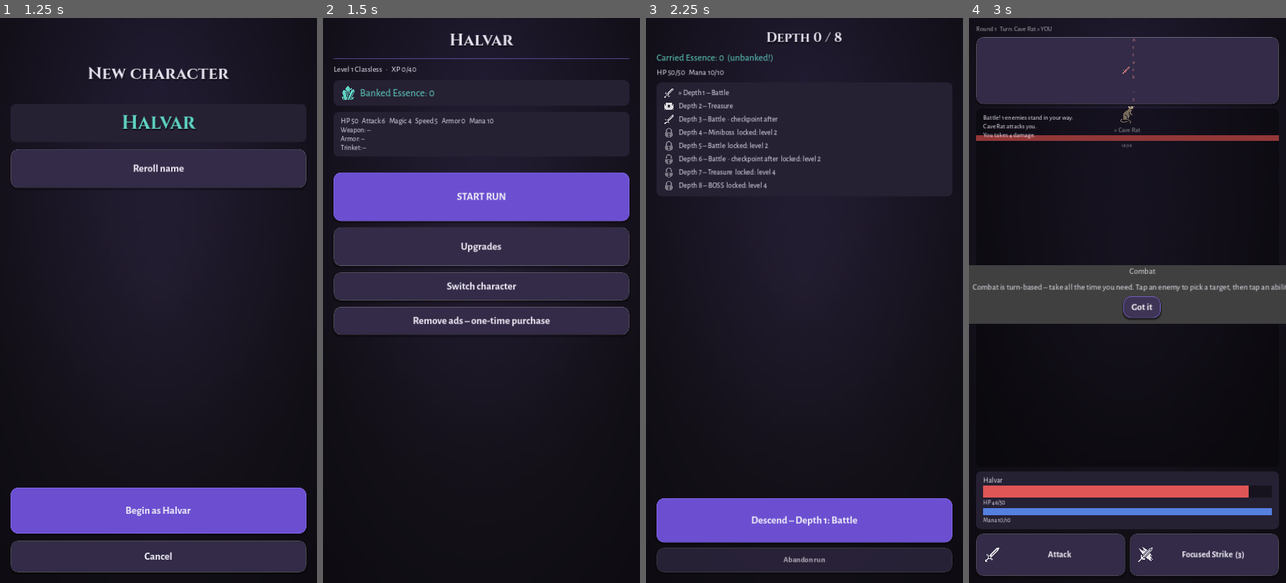
Above: before the commit, frames 1-4 (left to right).
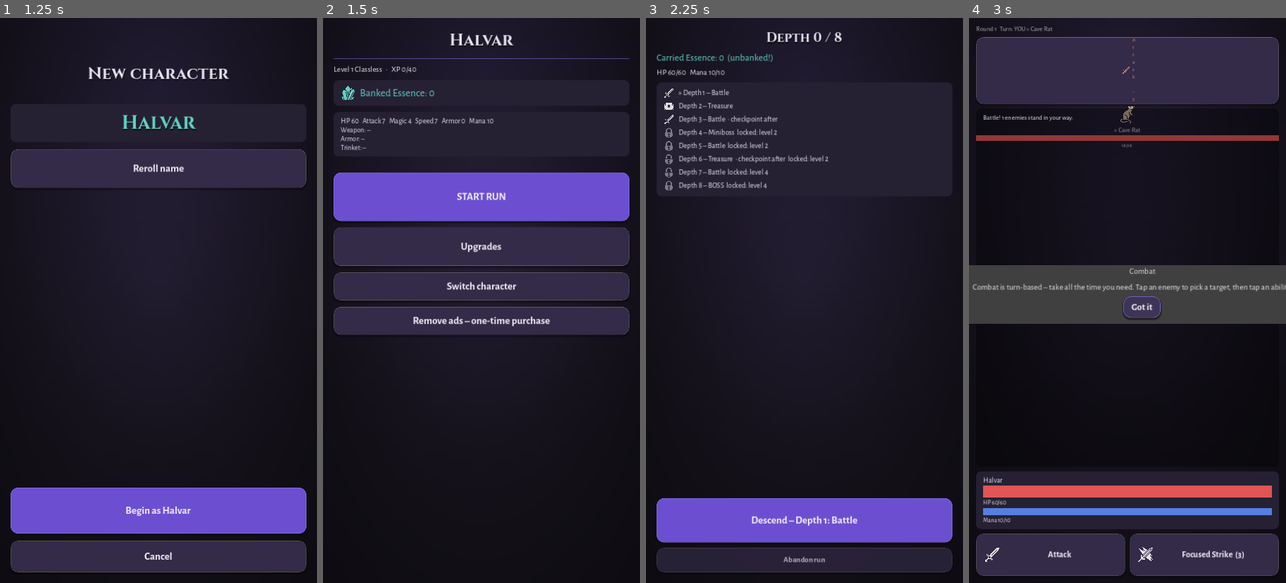
Above: after the commit, the same moments.

Repository: DrDev1337/Dreamapp
Game: Godot game, scene res://scenes/main.tscn
Same seed, same stepped clock (60 frames per second), same inputs: the game is played once before the commit and once after it.
Inputs:
- Up to frame 1 (1.25 s): click "+ Create character" at 0.5 s
- Up to frame 2 (1.5 s): click "Begin as Halvar" at 1.25 s
- Up to frame 3 (2.25 s): click "START RUN" at 2 s
- Up to frame 4 (3 s): click "Descend – Depth 1: Battle" at 2.75 s

Frame 1 is identical in both runs. In frame 2, less than 0.1% of the frame differs, in the area x 8-48%, y 17-19%; in frame 3, 0.4%, in the area x 6-58%, y 9-28%; in frame 4, 0.4%.

Commit message:
Balansera om svårighetskurvan utifrån simuleringsdata
Färska karaktärer dog i 86-92% av fallen på djup 2-3 samtidigt som en
uppgraderad karaktär clearade bossen i 87% av sina runs – brutal start,
trivialt slutspel. Ändringar:

- Spelaren: 60 HP (fr. 50), 7 attack (fr. 6), fart 7 (fr. 5) så att
  spelaren agerar före tidiga fiender i stället för att ta oundviklig
  skada varje runda. Vätten sänkt till fart 6.
- Rumskomposition: djup 1-2 är alltid singelstrider; dubbelfiender
  från djup 3, trippel från djup 6.
- Fiendeskalning per djup höjd (HP 0.25->0.40, skada 0.15->0.22) så
  att mitten- och slutspelet biter även med uppgraderingar.
- Gravväktaren 60 HP/8 atk (fr. 70/9), bossen 120 HP/10 atk
  (fr. 140/11) som kompensation för den högre djupskalningen.
- XP-tillväxt 1.4->1.55 och uppgraderingskostnader växer 1.7x/rank
  (fr. 1.5x) så att meta-progressionen inte saturerar vid run 30.

Co-Authored-By: Claude Fable 5 <noreply@anthropic.com>
Claude-Session: https://claude.ai/code/session_019aKYy591HB2eGFWw2i1t2D

Diff:
--- a/src/core/balance.gd
+++ b/src/core/balance.gd
@@ -42,21 +42,21 @@
 
 
 # --- Fiendeskalning (US-1.2) ---
-const ENEMY_HP_DEPTH_MULT := 0.25
-const ENEMY_DMG_DEPTH_MULT := 0.15
+const ENEMY_HP_DEPTH_MULT := 0.40
+const ENEMY_DMG_DEPTH_MULT := 0.22
 
 # --- Spelarens grundvärden (US-4.1: svag start) ---
-const PLAYER_BASE_HP := 50
-const PLAYER_BASE_ATTACK := 6
+const PLAYER_BASE_HP := 60
+const PLAYER_BASE_ATTACK := 7
 const PLAYER_BASE_MAGIC := 4
-const PLAYER_BASE_SPEED := 5
+const PLAYER_BASE_SPEED := 7
 const PLAYER_BASE_ARMOR := 0
 const PLAYER_BASE_MANA := 10
 const PLAYER_MANA_REGEN := 2
 
 # --- Level och klassning (US-4.2) ---
 const XP_PER_LEVEL_BASE := 40
-const XP_LEVEL_GROWTH := 1.4
+const XP_LEVEL_GROWTH := 1.55
 const CLASS_UNLOCK_PICKS := 3  # val i samma riktning innan klassidentitet
 
 
--- a/src/core/enemies.gd
+++ b/src/core/enemies.gd
@@ -65,7 +65,7 @@
 		"behavior": "berserker",
 		"hp": 15,
 		"attack": 6,
-		"speed": 7,
+		"speed": 6,
 		"armor": 0,
 		"essence_mult": 1.0,
 		"xp_mult": 1.0,
@@ -75,8 +75,8 @@
 		"id": "grave_warden",
 		"name": "The Grave Warden",
 		"behavior": "miniboss",
-		"hp": 70,
-		"attack": 9,
+		"hp": 60,
+		"attack": 8,
 		"speed": 4,
 		"armor": 2,
 		"essence_mult": Balance.ESSENCE_MINIBOSS_MULT,
@@ -88,8 +88,8 @@
 		"id": "heart_of_depths",
 		"name": "Heart of the Depths",
 		"behavior": "boss",
-		"hp": 140,
-		"attack": 11,
+		"hp": 120,
+		"attack": 10,
 		"speed": 5,
 		"armor": 2,
 		"essence_mult": Balance.ESSENCE_BOSS_MULT,
--- a/src/core/run_generator.gd
+++ b/src/core/run_generator.gd
@@ -38,12 +38,14 @@
 
 static func _roll_enemies(rng: RandomNumberGenerator, depth: int) -> Array:
 	var pool := Enemies.pool_for_depth(depth)
+	# Djup 1-2 är alltid singelstrider – dubbelfiender före första
+	# checkpointen var det som dödade nya spelare i rum 2.
 	var count := 1
 	if depth >= 6:
 		count = rng.randi_range(2, 3)
-	elif depth >= 3:
+	elif depth >= 4:
 		count = 2
-	elif depth >= 2:
+	elif depth == 3:
 		count = rng.randi_range(1, 2)
 	var ids: Array = []
 	for i in count:
--- a/src/core/upgrades.gd
+++ b/src/core/upgrades.gd
@@ -98,7 +98,7 @@
 	var up: Dictionary = PERMANENT.get(id, {})
 	if up.is_empty():
 		return 0
-	return int(int(up["base_cost"]) * pow(1.5, current_rank))
+	return int(int(up["base_cost"]) * pow(1.7, current_rank))
 
 
 static func permanent_stat_bonus(owned: Dictionary, stat: String) -> int:
